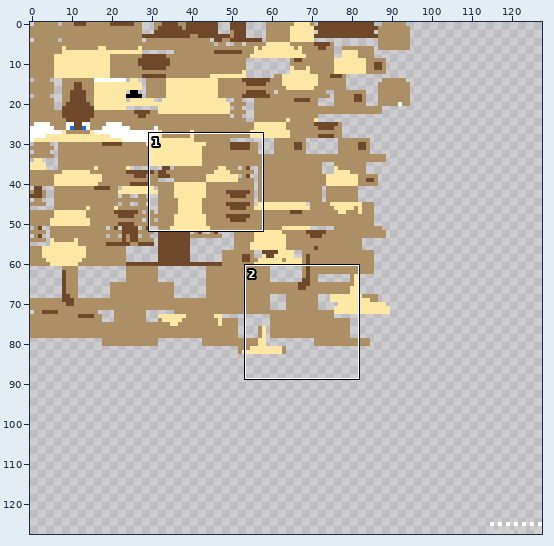
Sprite sheet -- src/main/resources/assets/changed/textures/latex_squirrel.png. The picture above shows the old version from afar; the outline marks the close-up.
Close-up. Before the edit:
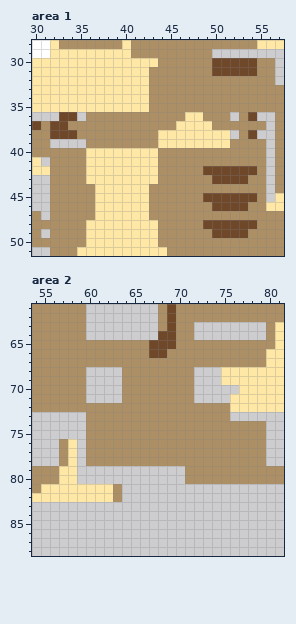
The file is 128x128 pixels. Colours within 5 levels of each other are drawn and written as one. Shown: area 1: x 30..57, y 28..51; area 2: x 54..81, y 61..88.
Once edited:
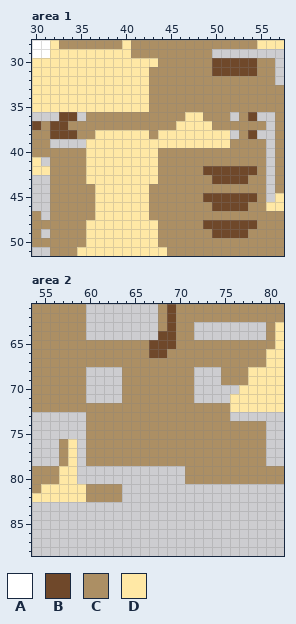
Palette (. is transparent): A #ffffff  B #6f482a  C #ac8f64  D #ffe8a5
The exact change:
Area 1:
y 38: x 37..42 CCCCCC -> DDDDDD
y 39: x 36..43 CCCCCCCC -> DDDDDDDD
Area 2:
y 68..69: x 75..77 DDD -> CCC
y 81..82: x 60..62 DDD -> CCC
Boxes around the changes in both close-ups, in picture pixels (x1, y1, x2, y2):
changed: (86, 130, 158, 148)
changed: (221, 367, 248, 385)
changed: (86, 484, 113, 502)
